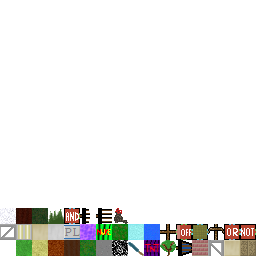
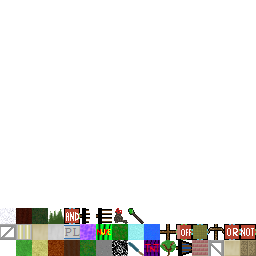
The second 256x256 image is a revision of the first. Changes to its layers:
painted on "ItemTextures.png" over [53, 208, 144, 224]
